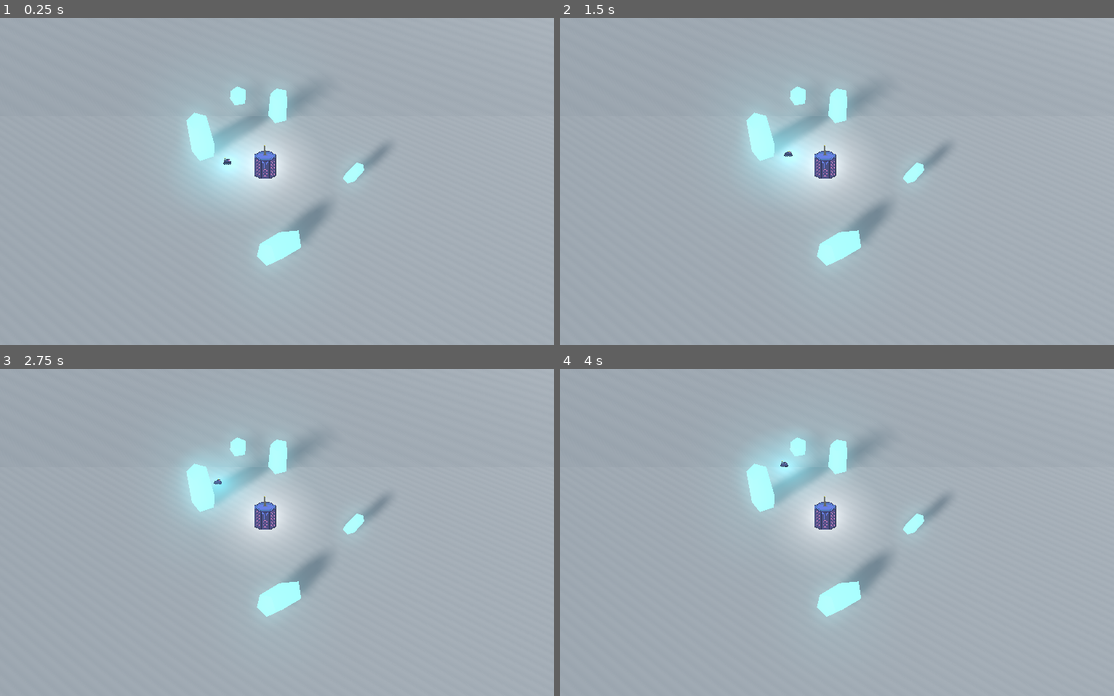
Above: before the commit, frames 1-4 (two rows, left to right).
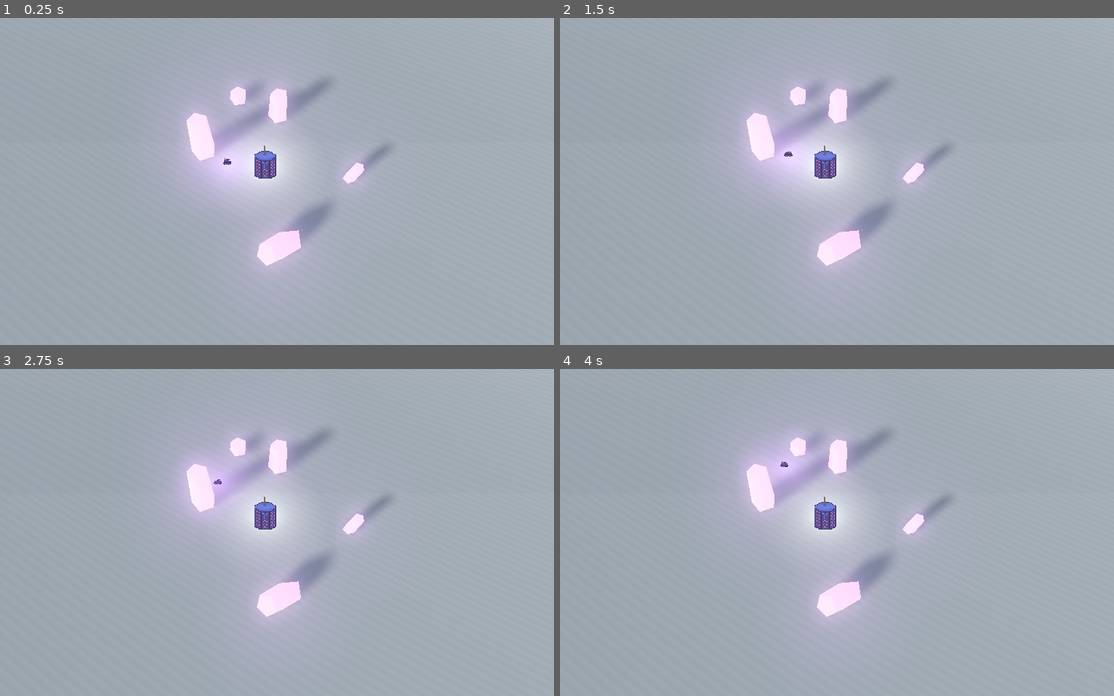
Above: after the commit, the same moments.

Repository: TheEvenOnes/stuck-in-a-loop
Game: Godot game, scene res://scenes/PoC Scene.tscn
The game is run twice, just before and just after one commit, with the same random seed, the same clock (stepped at 60 frames per second) and the same inputs.
Inputs:
- Up to frame 1 (0.25 s): no input
- Up to frame 2 (1.5 s): tap Enter at 0.5 s; tap Space at 1.25 s
- Up to frame 3 (2.75 s): tap Enter at 2 s
- Up to frame 4 (4 s): tap Space at 2.75 s

The runs differ from the first frame. In frame 1, 3.5% of the frame differs, in the area x 33-67%, y 19-78%; in frame 2, 3.6%; in frame 3, 3.7%; in frame 4, 3.8%, in the area x 32-67%, y 19-78%.

Commit message:
Tweak lights, pink is our colour

Diff:
--- a/materials/glowing_crystal.tres
+++ b/materials/glowing_crystal.tres
@@ -1,10 +1,10 @@
 [gd_resource type="SpatialMaterial" format=2]
 
 [resource]
-albedo_color = Color( 0.25098, 0.803922, 0.996078, 1 )
+albedo_color = Color( 0.776471, 0.556863, 0.956863, 1 )
 emission_enabled = true
-emission = Color( 0.227451, 0.568627, 0.572549, 1 )
-emission_energy = 8.0
+emission = Color( 0.654902, 0.333333, 0.831373, 1 )
+emission_energy = 5.9
 emission_operator = 0
 emission_on_uv2 = false
 transmission_enabled = true
--- a/scenes/PoC Scene.tscn
+++ b/scenes/PoC Scene.tscn
@@ -151,11 +151,12 @@
 
 [node name="OmniLight" type="OmniLight" parent="Drone"]
 transform = Transform( 1, 0, 0, 0, 1, 0, 0, 0, 1, 0, 0.302097, 0 )
-light_color = Color( 0.321569, 0.917647, 0.996078, 1 )
-light_energy = 0.83
+light_color = Color( 0.752941, 0.509804, 0.937255, 1 )
+light_specular = 0.0
 
 [node name="Camera" type="Camera" parent="."]
 transform = Transform( 0.979575, 0.184261, -0.0805015, 0, 0.400349, 0.916363, 0.201079, -0.897646, 0.392171, -1.84927, 16.1241, 8.23228 )
+near = 10.0
 
 [node name="Citadel" type="StaticBody" parent="."]
 transform = Transform( 1, 0, 0, 0, 1, 0, 0, 0, 1, 0, 0.5, 0 )
